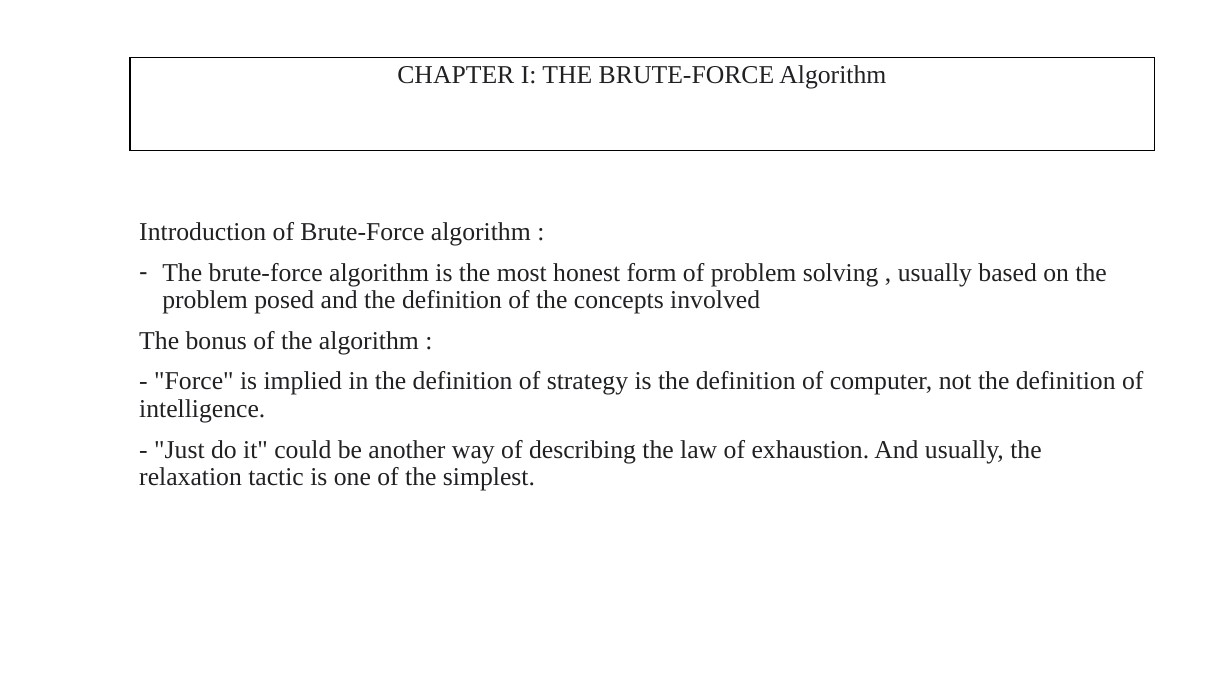
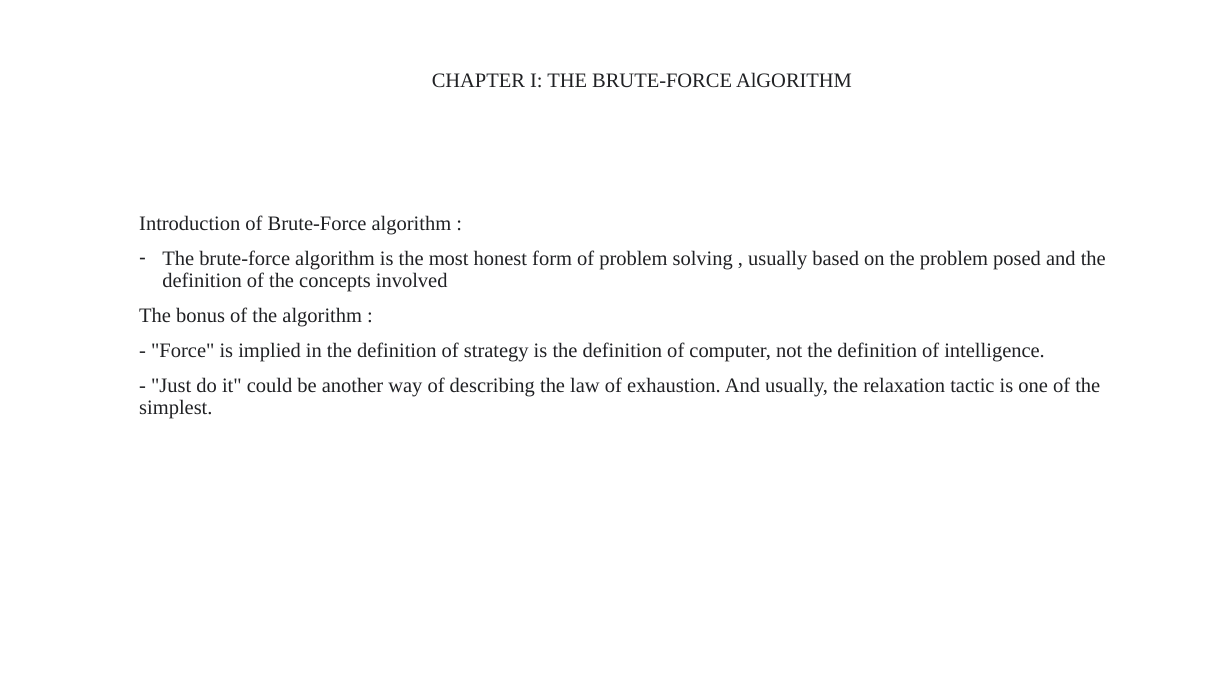
Before and after one commit to nqcccccc/designAndAlgorithm, a slide deck: slide 2 of bestone/BLANC.pptx. Drawn at 1232x693 pixels with LibreOffice and Linux fonts; fonts in the diff are those of the drawing. Boxes give left, top, right and bottom in pixels: in the first picture for what was removed or moved away, otherwise in the second. Text is boxed around its words. In the diff, an @@ line names an element or a change of style, - is before the commit and + after.

```diff
--- a/bestone/BLANC.pptx
+++ b/bestone/BLANC.pptx
@@ title "CHAPTER I: THE BRUTE-FORCE AlGORITHM": place and size @@
-title "CHAPTER I: THE BRUTE-FORCE AlGORITHM" at (130,57,1155,151)
+title "CHAPTER I: THE BRUTE-FORCE AlGORITHM" at (432,72,852,88)
@@ title "CHAPTER I: THE BRUTE-FORCE AlGORITHM" at (432,72,852,88): outline #000000 1 pt to none @@
@@ title at (432,72,852,88): text changed; size 20 to 16 pt @@
-CHAPTER I: THE BRUTE-FORCE Algorithm
+CHAPTER I: THE BRUTE-FORCE AlGORITHM
@@ text "Introduction of Brute-Force algorithm :" at (139,215,1106,419): size 20 to 16 pt @@
```
Also in this commit, not shown: 33 other slides changed.
